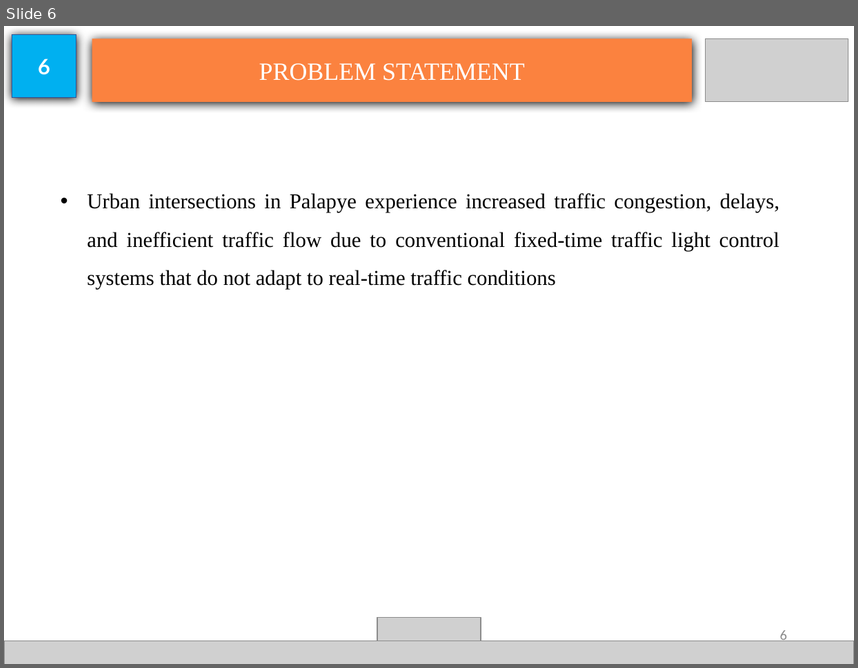
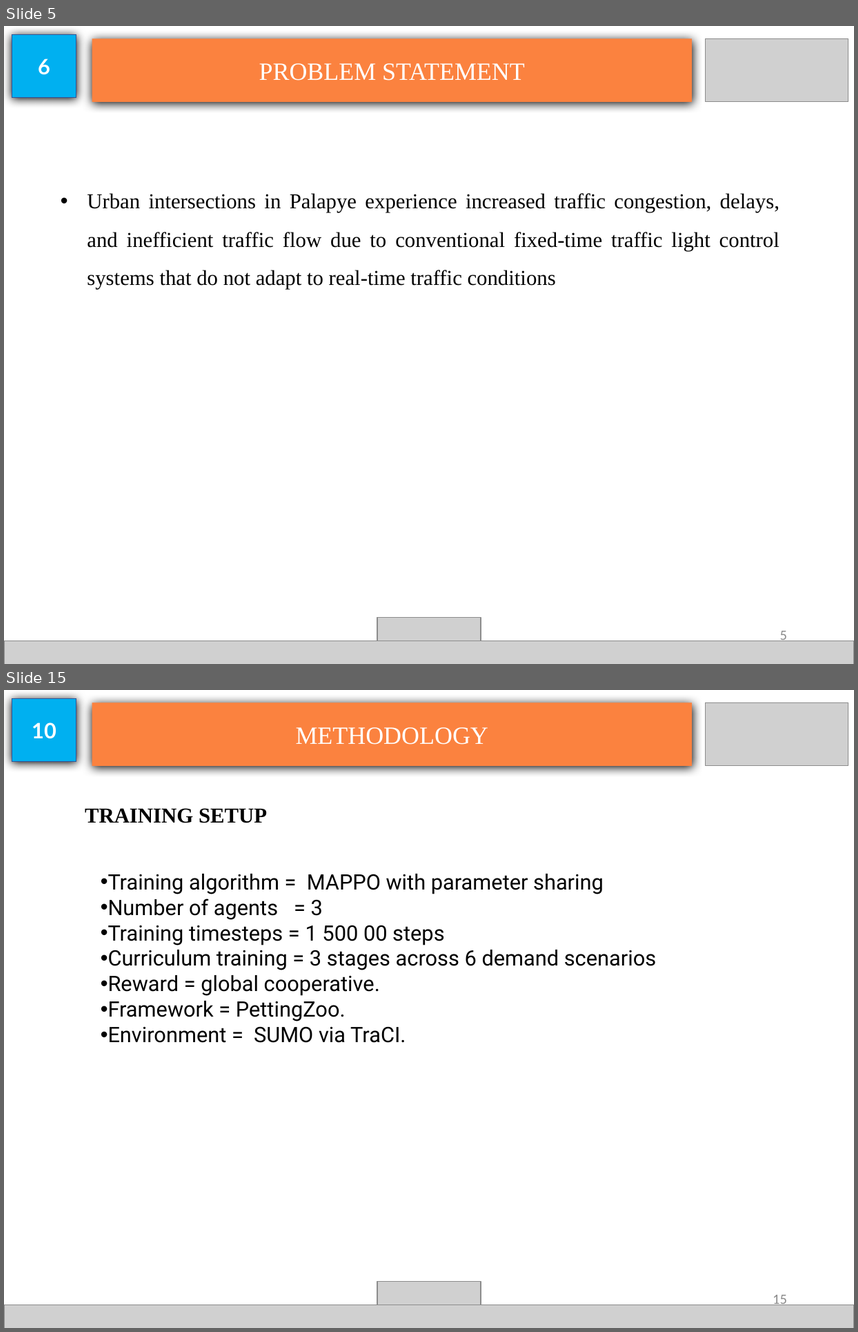
Before and after one commit to geranimoekia/Multi-Agent-Deep-Reinforcement-Learning-for-Adaptive-Traffic-Signal-Control-Palapye-A1-Corridor, a slide deck: docs/presentations/TSOTLHE SEIPHEPI FYP.pptx. Shown one above the other, each under a label of ours: slide 6 before the commit, slides 5 and 15 after it; the slides between them are not shown. The pictures are 858x668 and 858x1332 pixels, drawn with LibreOffice and Linux fonts; fonts in the diff are those of the drawing; grey boxes stand for pictures. Boxes give left, top, right and bottom in pixels: in the first picture for what was removed or moved away, otherwise in the second. Text is boxed around its words. In the diff, an @@ line names an element or a change of style, - is before the commit and + after.

```diff
--- a/docs/presentations/TSOTLHE SEIPHEPI FYP.pptx
+++ b/docs/presentations/TSOTLHE SEIPHEPI FYP.pptx
@@ slide 15 added at (4,690,854,1328), background #FFFFFF @@
@@ rectangle added at (12,698,76,761), fill #00B0F0, outline #2F5597 0.5 pt, 18 pt, text #FFFFFF, bold @@
+10
@@ rectangle added at (92,702,692,766), fill #FB823F, 21 pt, text #FFFFFF @@
+METHODOLOGY
@@ picture added at (705,702,848,766) @@
@@ text added at (85,808,267,823), 18 pt, text #000000, bold @@
+TRAINING SETUP
@@ text added at (108,874,656,1043), 18 pt, text #000000 @@
+• Training algorithm = MAPPO with parameter sharing
+• Number of agents = 3
+• Training timesteps = 1 500 00 steps
+• Curriculum training = 3 stages across 6 demand scenarios
+• Reward = global cooperative.
+• Framework = PettingZoo.
+• Environment = SUMO via TraCI.
@@ picture added at (377,1281,481,1323) @@
@@ picture added at (4,1305,854,1328) @@
@@ page number added at (773,1294,787,1308), 12 pt, text #8C8C8C @@
+15
@@ what was slide 6 is now slide 5 @@
@@ page number at (780,630,787,641): text changed @@
-6
+5
```
Also in this commit, not shown: 8 slides changed, 16 other slides added, 6 slides removed, 2 other files.
